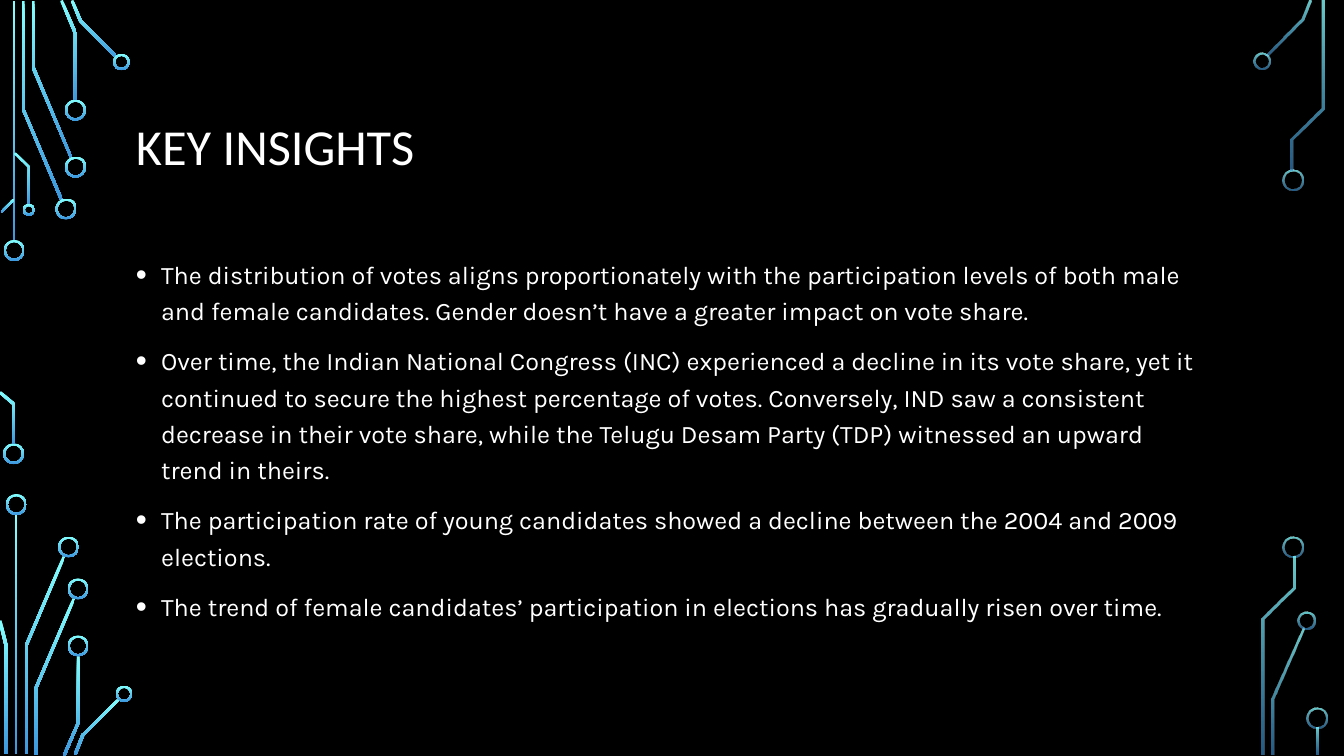
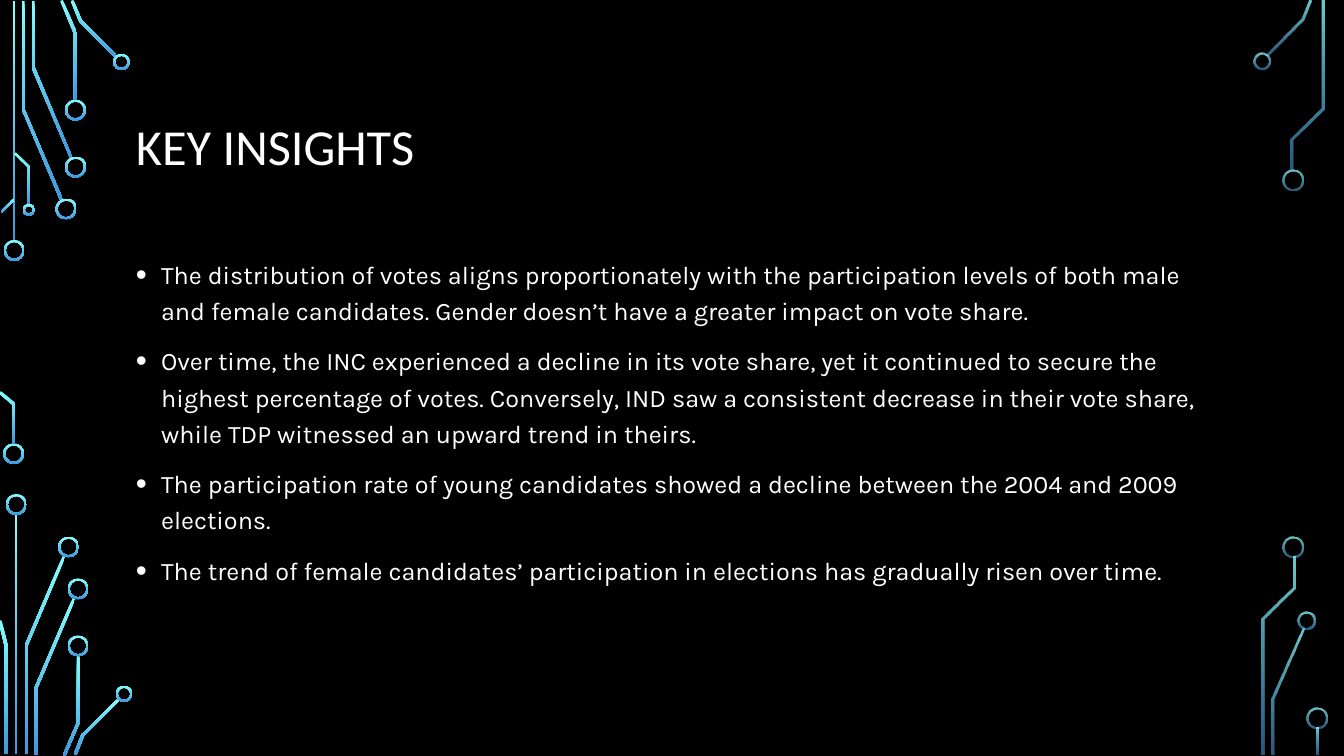
Before and after one commit to Skyler-18/Excel-Election_Data_Analysis, a slide deck: slide 4 of Report of Project.pptx. Drawn at 1344x756 pixels with LibreOffice and Linux fonts; fonts in the diff are those of the drawing; background and template pictures are left out. Boxes give left, top, right and bottom in pixels: in the first picture for what was removed or moved away, otherwise in the second. Text is boxed around its words. In the diff, an @@ line names an element or a change of style, - is before the commit and + after.

```diff
--- a/Report of Project.pptx
+++ b/Report of Project.pptx
@@ text at [161,352,1195,449]: text changed @@
-• Over time, the Indian National Congress (INC) experienced a decline in its vote share, yet it continued to secure the highest percentage of votes. Conversely, IND saw a consistent decrease in their vote share, while the Telugu Desam Party (TDP) witnessed an upward trend in theirs.
+• Over time, the INC experienced a decline in its vote share, yet it continued to secure the highest percentage of votes. Conversely, IND saw a consistent decrease in their vote share, while TDP witnessed an upward trend in theirs.
```
Also in this commit, not shown: 2 other slides changed.
